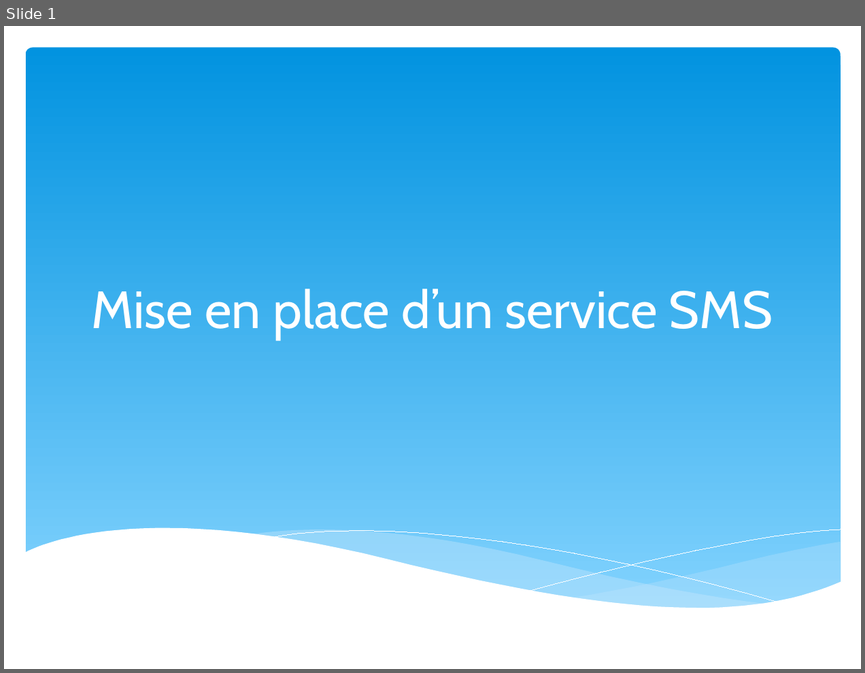
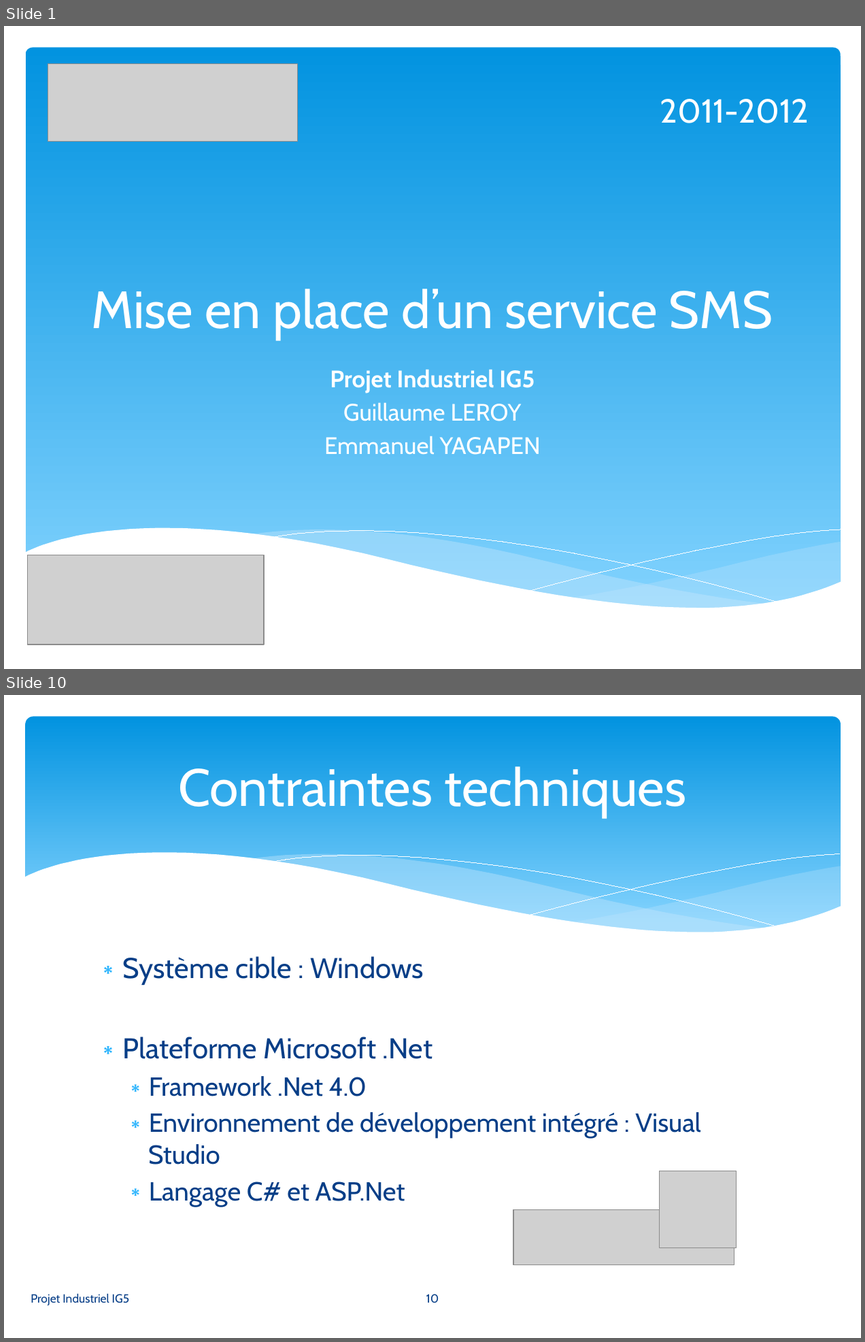
Before and after one commit to gyagapen/Synox, a slide deck: Docs/Powerpoint/Presentation_synox_v1.pptx. Shown one above the other, each under a label of ours: slide 1 before the commit, slides 1 and 10 after it; the slides between them are not shown. The pictures are 865x673 and 865x1342 pixels, drawn with LibreOffice and Linux fonts; fonts in the diff are those of the drawing; grey boxes stand for pictures. Boxes give left, top, right and bottom in pixels: in the first picture for what was removed or moved away, otherwise in the second. Text is boxed around its words. In the diff, an @@ line names an element or a change of style, - is before the commit and + after.

```diff
--- a/Docs/Powerpoint/Presentation_synox_v1.pptx
+++ b/Docs/Powerpoint/Presentation_synox_v1.pptx
@@ slide 10 added at [4, 695, 861, 1338], background #FFFFFF @@
@@ rounded rectangle added at [26, 717, 840, 948], fill gradient #0293E0 to #83D3FE @@
@@ title added at [178, 766, 686, 817], 44 pt, text #FFFFFF @@
+Contraintes techniques
@@ group added at [24, 853, 841, 977]: 5 freeform shapes @@
@@ text added at [123, 956, 700, 1206], 22 pt, text #073E87 @@
+∗ Système cible : Windows
+∗ Plateforme Microsoft .Net
+  ∗ Framework .Net 4.0
+  ∗ Environnement de développement intégré : Visual Studio
+  ∗ Langage C# et ASP.Net
@@ picture added at [660, 1170, 736, 1248] @@
@@ picture added at [513, 1209, 734, 1264] @@
@@ text added at [31, 1293, 130, 1305], 10 pt, text #073E87 @@
+Projet Industriel IG5
@@ page number added at [426, 1293, 439, 1303], 10 pt, text #073E87 @@
+10
@@ slide 1 changed as well @@
@@ picture added at [48, 63, 297, 142] @@
@@ text added at [660, 99, 808, 123], 28 pt, text #FFFFFF @@
+2011-2012
@@ subtitle added at [324, 369, 541, 454], 20 pt, text #FFFFFF @@
+Projet Industriel IG5
+Guillaume LEROY
+Emmanuel YAGAPEN
@@ picture added at [28, 554, 264, 643] @@
```
Also in this commit, not shown: 24 other slides added, 1 slide removed, 2 other files.
